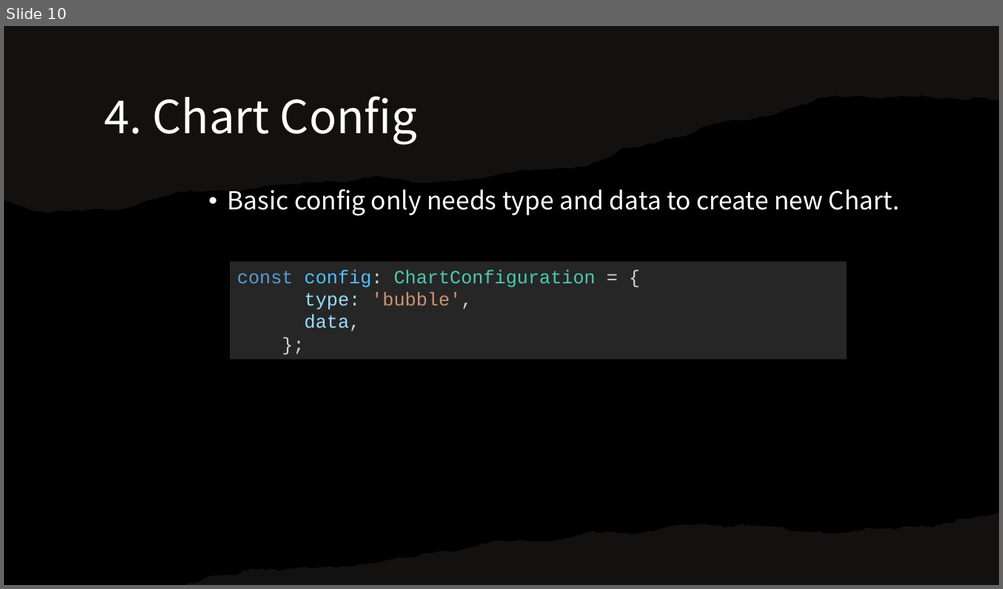
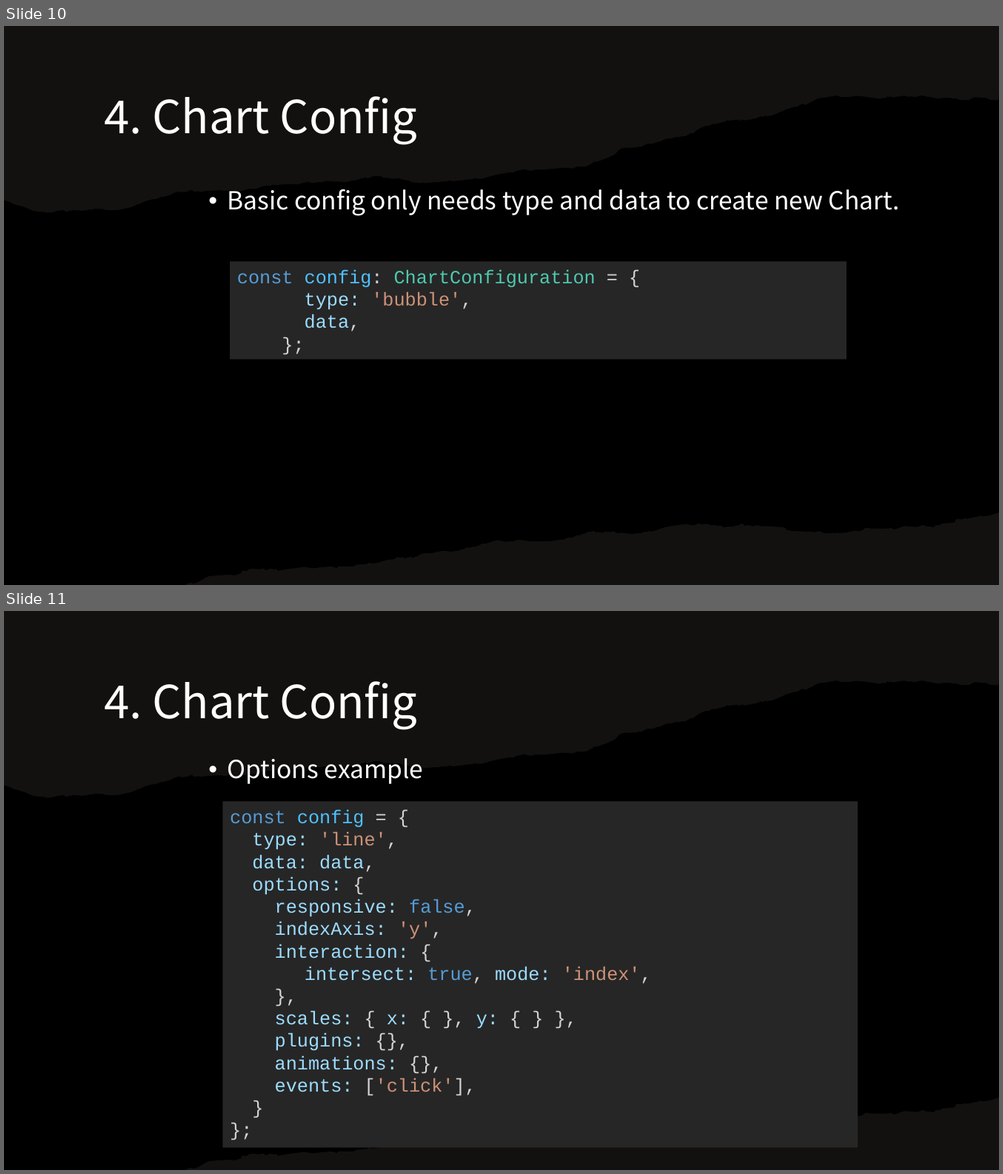
Before and after one commit to huynhtamhao/coding-guide, a slide deck: docs/assets/tutorials/ChartJs.pptx. Shown one above the other, each under a label of ours: slide 10 before the commit, slides 10 and 11 after it. The pictures are 1003x589 and 1003x1174 pixels, drawn with LibreOffice and Linux fonts; fonts in the diff are those of the drawing. Boxes give left, top, right and bottom in pixels: in the first picture for what was removed or moved away, otherwise in the second. Text is boxed around its words. In the diff, an @@ line names an element or a change of style, - is before the commit and + after.

Commit message:
fe-chartjs update file ChartJs

```diff
--- a/docs/assets/tutorials/ChartJs.pptx
+++ b/docs/assets/tutorials/ChartJs.pptx
@@ slide 11 added at [4, 611, 999, 1170], background #000000 @@
@@ freeform shape added at [4, 611, 999, 798], fill #82766A at 15% opacity @@
@@ title added at [104, 681, 418, 730], 44 pt, text #FFFFFF @@
+4. Chart Config
@@ text added at [227, 758, 424, 784], 24 pt, text #FFFFFF @@
+  • Options example
@@ rectangle added at [222, 801, 857, 1147], fill #262626, 18 pt, text #9CDCFE @@
+const config = {
+type: 'line',
+data: data,
+options: {
+responsive: false,
+indexAxis: 'y',
+interaction: {
+intersect: true, mode: 'index',
+},
+scales: { x: { }, y: { } },
+plugins: {},
+animations: {},
+events: ['click'],
+}
+};
@@ freeform shape added at [185, 1098, 999, 1170], fill #82766A at 15% opacity @@
```
Also in this commit, not shown: 13 slides changed, 7 other slides added.
